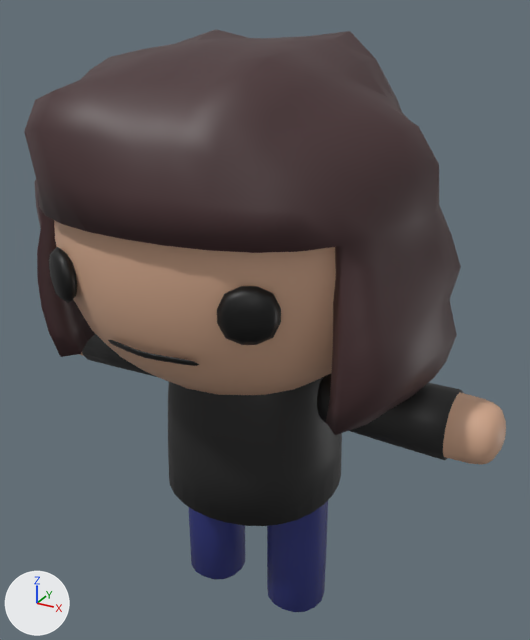
What one commit did to the FBX model Content/Art Assets/Character/NPC002.fbx.
One viewpoint serves both versions: a camera (50 mm lens) standing at (2.07, -3.63, 3.88) and looking at (0.07, 0.01, 2.07). Lighting does not change. The marker at lower left points along +X, +Y and +Z.

The first picture shows 'mesh_TOKEN_reg.001', 'mesh_TOKEN_reg.003', 'mesh_TOKEN_reg.006', 'mesh_TOKEN_reg.007'.
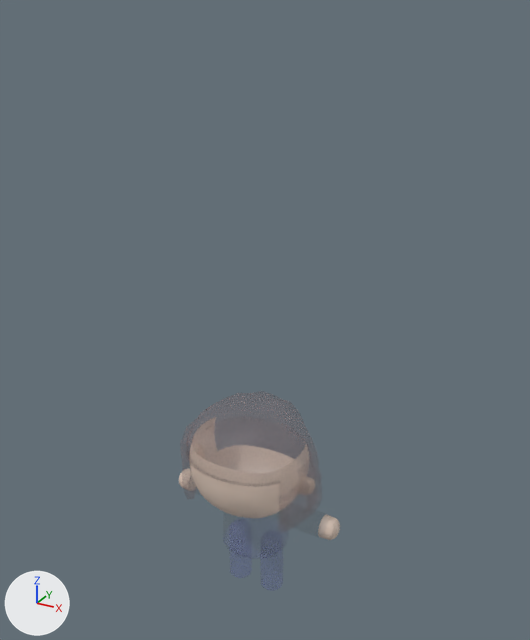
Pixel boxes [x1, y1, x2, y2] of what changed, in the pictures (530 x 640 px):
'mesh_TOKEN_reg.006', surface changed, reshaped, rescaled: before [24, 29, 461, 435]; after [179, 417, 340, 540]
'mesh_TOKEN_reg.001', deleted (brown): before [49, 220, 336, 395]
'mesh_TOKEN_reg.007', deleted: before [168, 378, 342, 612]
'mesh_TOKEN_reg.003', deleted: before [79, 334, 506, 465]
part 1 of me_cylinder_006, added: after [179, 417, 340, 540]
part 2 of me_cylinder_006, recoloured: before [24, 29, 461, 435]

The change, as a diff of the scene's bpy script:
```diff
--- a/Content/Art Assets/Character/NPC002.fbx.py
+++ b/Content/Art Assets/Character/NPC002.fbx.py
@@ img_tx_npcs_png @@
-img_tx_npcs_png = load_image('TX_NPCs.png', '../Textures/TX_NPCs.png', 1024, 1024, 'sRGB')
+img_tx_npcs_png = load_image('TX_NPCs.png', '../Textures/TX_NPCs.png', 1024, 1024, 'Non-Color')
@@ mat_tx_npcs_001 @@
+mat_tx_npcs_001 = bpy.data.materials.new('TX_NPCs.001')
+# uses the picture img_tx_npcs_png
@@ me_cylinder_006 @@
 # used by ob_mesh_token_reg_006; location = (0.0, 0.0, 0.0)
-me_cylinder_006.from_pydata(...)  # 485 vertices, 468 faces; spans x -1.23..1.24, y -1.19..0.93, z 1.86..3.73
+me_cylinder_006.from_pydata(...)  # 2088 vertices, 2036 faces; spans x -1.57..1.57, y -1.19..0.93, z 0.0..3.73
+# me_cylinder_006 part 1: 1603 vertices added at x -1.57..1.57, y -1.13..0.67, z 0.0..3.08
+# me_cylinder_006 part 2: 468 faces spanning x -1.23..1.24, y -1.19..0.93, z 1.86..3.73 switch from mat_tx_npcs (picture img_tx_npcs_png) to mat_tx_npcs_001
@@ ob_mesh_token_reg_001 @@
-ob_mesh_token_reg_001 = bpy.data.objects.new('mesh_TOKEN_reg.001', me_cylinder_001)
-ob_mesh_token_reg_001.location = (0.0, 0.0, 0.0)
@@ ob_mesh_token_reg_007 @@
-ob_mesh_token_reg_007 = bpy.data.objects.new('mesh_TOKEN_reg.007', me_cylinder_007)
-ob_mesh_token_reg_007.location = (0.0, 0.0, 0.0)
@@ ob_mesh_token_reg_006 @@
 ob_mesh_token_reg_006.location = (0.0, 0.0, 0.0)
+ob_mesh_token_reg_006.scale = (0.4, 0.4, 0.4)
@@ ob_mesh_token_reg_003 @@
-ob_mesh_token_reg_003 = bpy.data.objects.new('mesh_TOKEN_reg.003', me_cylinder_003)
-ob_mesh_token_reg_003.location = (0.0, 0.0, 0.0)
```
